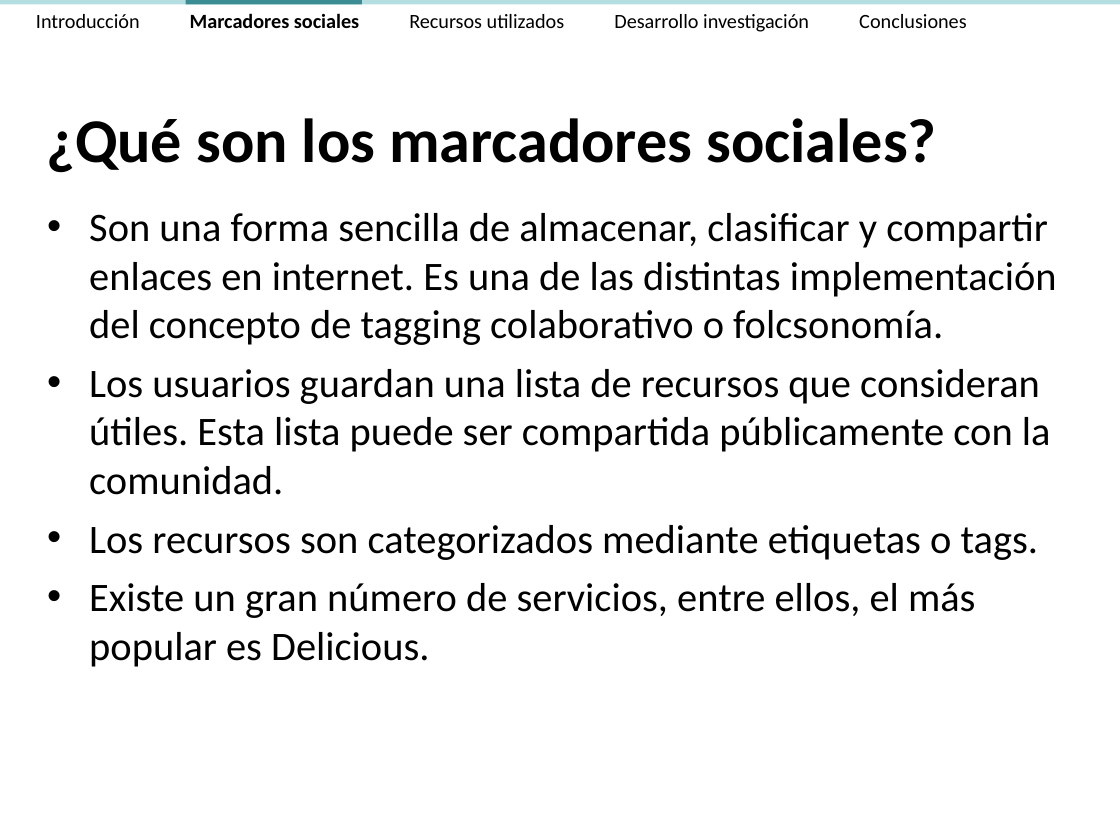
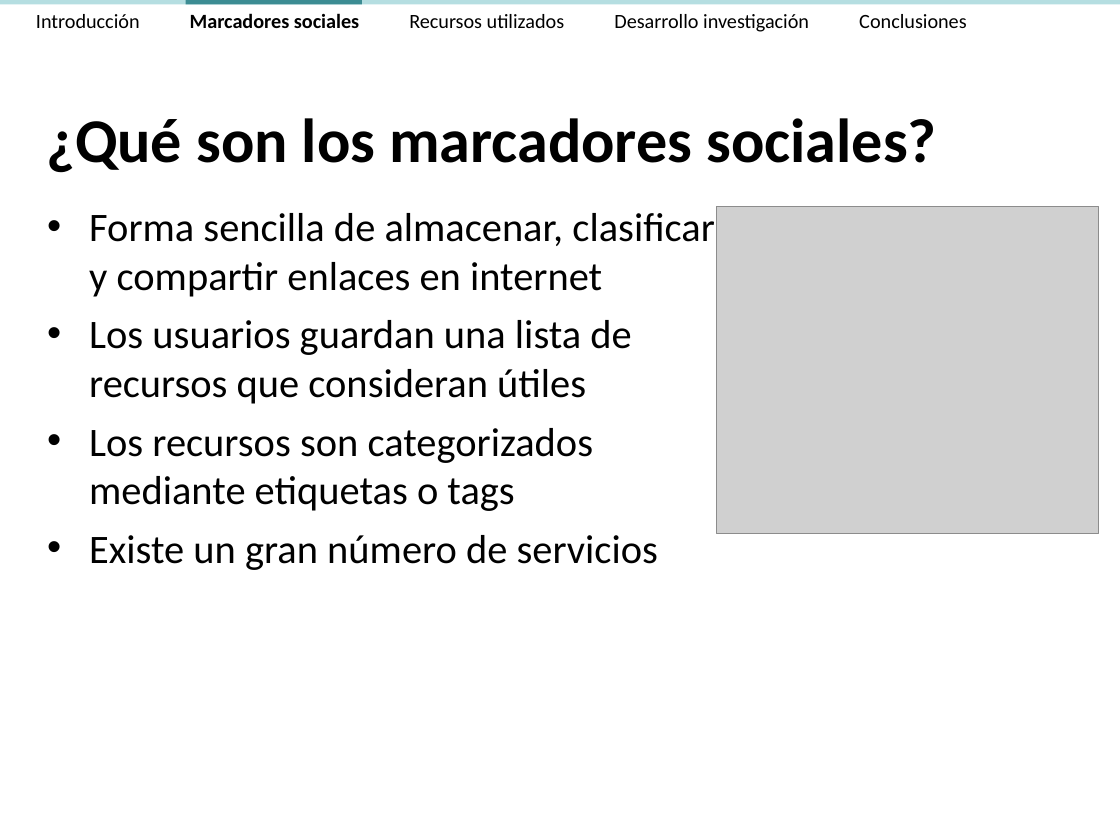
Before and after one commit to ak907kenai/nicotournetesis, a slide deck: slide 12 of docs_trunk/Presentación/Nicolás Tourné - Presentación Tesis (v2.3).ppt (slide 15 before the commit). Drawn at 1120x840 pixels with LibreOffice and Linux fonts; fonts in the diff are those of the drawing; grey boxes stand for pictures. Boxes give left, top, right and bottom in pixels: in the first picture for what was removed or moved away, otherwise in the second. Text is boxed around its words. In the diff, an @@ line names an element or a change of style, - is before the commit and + after.

```diff
--- a/docs_trunk/Presentación/Nicolás Tourné - Presentación Tesis (v2.3).ppt
+++ b/docs_trunk/Presentación/Nicolás Tourné - Presentación Tesis (v2.3).ppt
@@ picture added at [717, 206, 1099, 534] @@
@@ text at [89, 213, 714, 570]: text changed @@
-• Son una forma sencilla de almacenar, clasificar y compartir enlaces en internet. Es una de las distintas implementación del concepto de tagging colaborativo o folcsonomía.
-• Los usuarios guardan una lista de recursos que consideran útiles. Esta lista puede ser compartida públicamente con la comunidad.
-• Los recursos son categorizados mediante etiquetas o tags.
-• Existe un gran número de servicios, entre ellos, el más popular es Delicious.
+• Forma sencilla de almacenar, clasificar
+  y compartir enlaces en internet
+• Los usuarios guardan una lista de
+  recursos que consideran útiles
+• Los recursos son categorizados
+  mediante etiquetas o tags
+• Existe un gran número de servicios
```
Also in this commit, not shown: 4 other slides changed, 3 slides removed, 2 other files.
